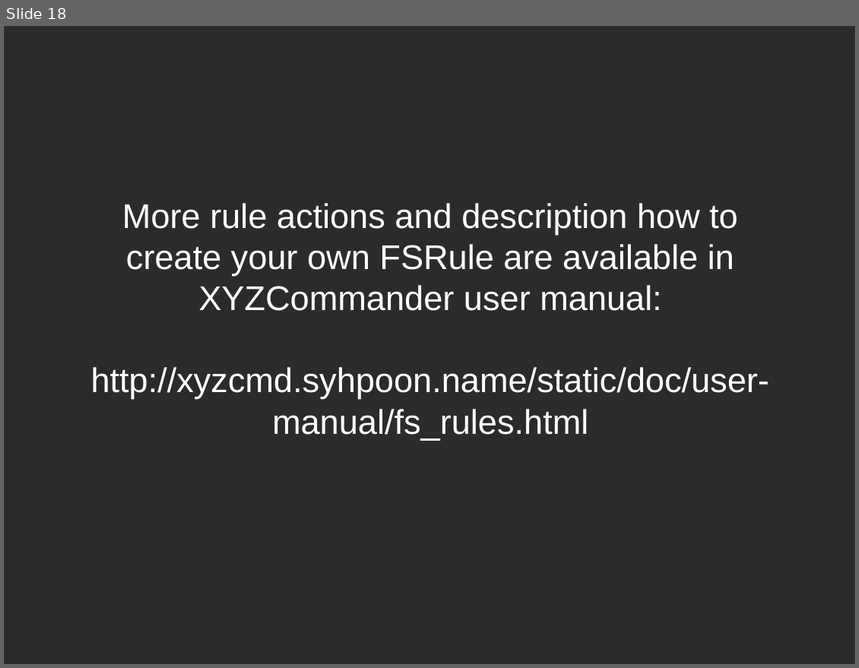
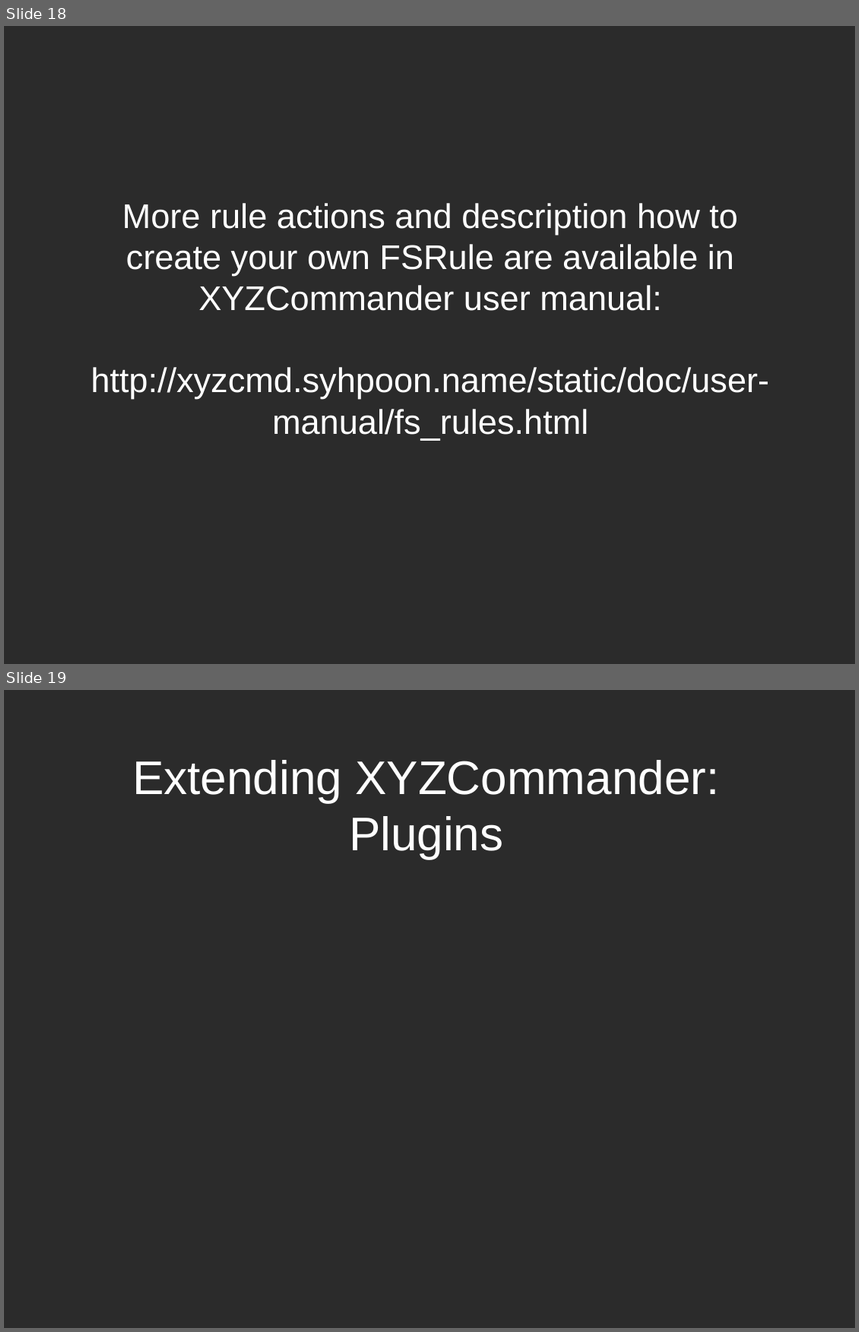
Before and after one commit to syhpoon/xyzcmd, a slide deck: doc/overview.odp. Shown one above the other, each under a label of ours: slide 18 before the commit, slides 18 and 19 after it. The pictures are 859x668 and 859x1332 pixels, drawn with LibreOffice and Linux fonts; fonts in the diff are those of the drawing; background and template pictures are left out; a plain dark background stands for a picture behind light text. Boxes give left, top, right and bottom in pixels: in the first picture for what was removed or moved away, otherwise in the second. Text is boxed around its words. In the diff, an @@ line names an element or a change of style, - is before the commit and + after.

```diff
--- a/doc/overview.odp
+++ b/doc/overview.odp
@@ slide 19 added at box(4, 690, 855, 1328), background picture (left out) @@
@@ title added at box(132, 760, 719, 859), 44 pt, text #FFFFFF @@
+Extending XYZCommander: Plugins
```
Also in this commit, not shown: 3 other slides added, 8 other files.
